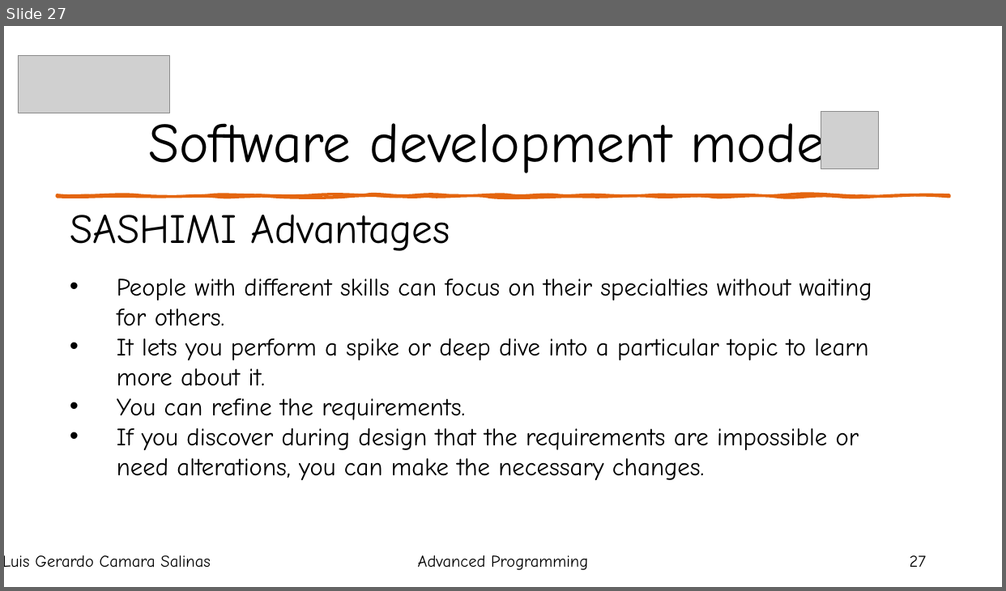
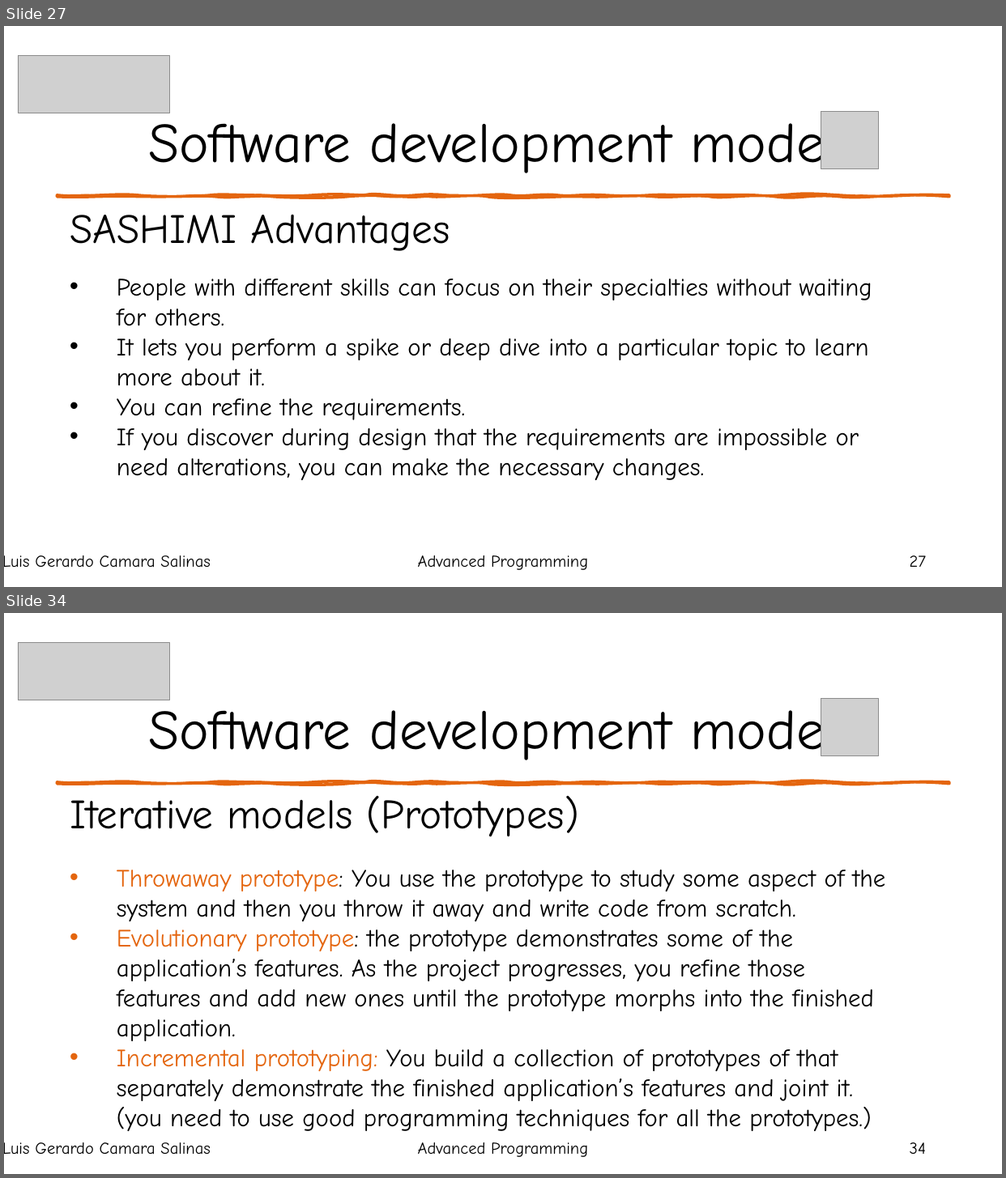
Before and after one commit to LuisGerar321/AdvancedProgramming, a slide deck: Unit1/Course.pptx. Shown one above the other, each under a label of ours: slide 27 before the commit, slides 27 and 34 after it; the slides between them are not shown. The pictures are 1006x591 and 1006x1178 pixels, drawn with LibreOffice and Linux fonts; fonts in the diff are those of the drawing; grey boxes stand for pictures. Boxes give left, top, right and bottom in pixels: in the first picture for what was removed or moved away, otherwise in the second. Text is boxed around its words. In the diff, an @@ line names an element or a change of style, - is before the commit and + after.

```diff
--- a/Unit1/Course.pptx
+++ b/Unit1/Course.pptx
@@ slide 34 added at box(4, 613, 1002, 1174), background #FFFFFF; not listed: 1 template element that a slide beside it also shows @@
@@ picture added at box(19, 643, 170, 700) @@
@@ title added at box(148, 701, 860, 760), 54 pt, text #000000 @@
+Software development models
@@ picture added at box(821, 699, 879, 756) @@
@@ text added at box(70, 796, 579, 837), 40 pt, text #000000 @@
+Iterative models (Prototypes)
@@ text added at box(117, 870, 886, 1131), 24 pt, text #000000 @@
+• Throwaway prototype: You use the prototype to study some aspect of the system and then you throw it away and write code from scratch.
+• Evolutionary prototype: the prototype demonstrates some of the application’s features. As the project progresses, you refine those features and add new ones until the prototype morphs into the finished application.
+• Incremental prototyping: You build a collection of prototypes of that separately demonstrate the finished application’s features and joint it. (you need to use good programming techniques for all the prototypes.)
@@ text added at box(4, 1143, 210, 1155), 16 pt, text #000000 @@
+Luis Gerardo Camara Salinas
@@ text added at box(418, 1143, 588, 1157), 16 pt, text #000000 @@
+Advanced Programming
@@ page number added at box(910, 1143, 926, 1154), 16 pt, text #000000 @@
+34
```
Also in this commit, not shown: 15 other slides added, 1 slide removed, 7 other files.
